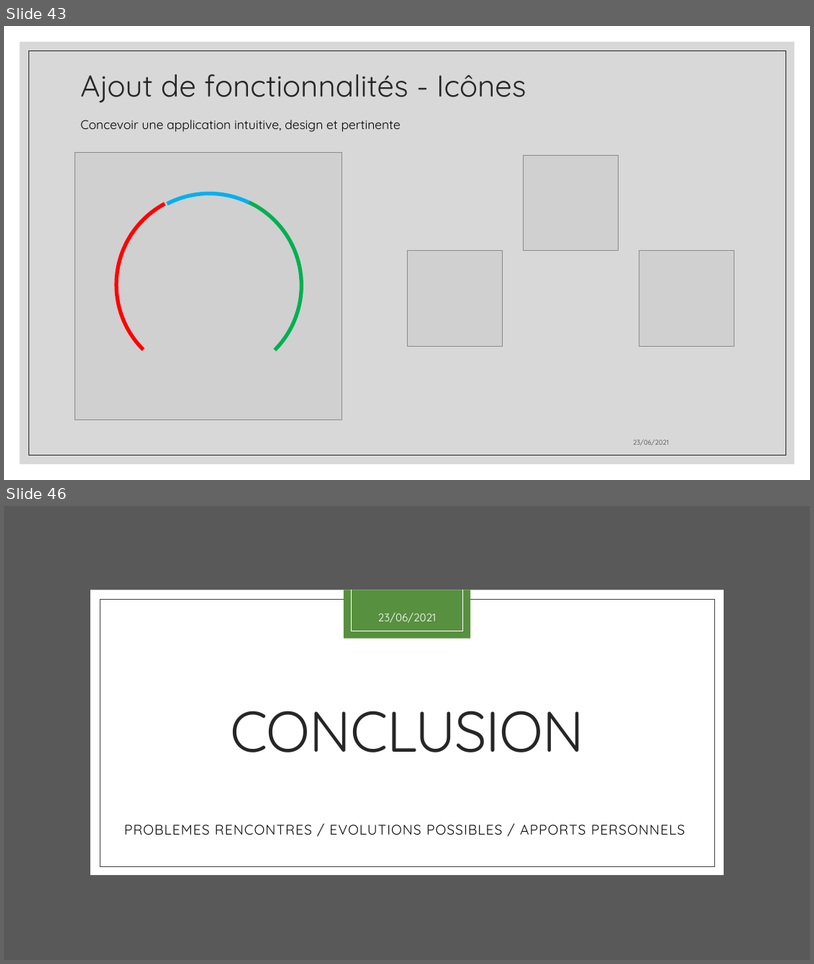
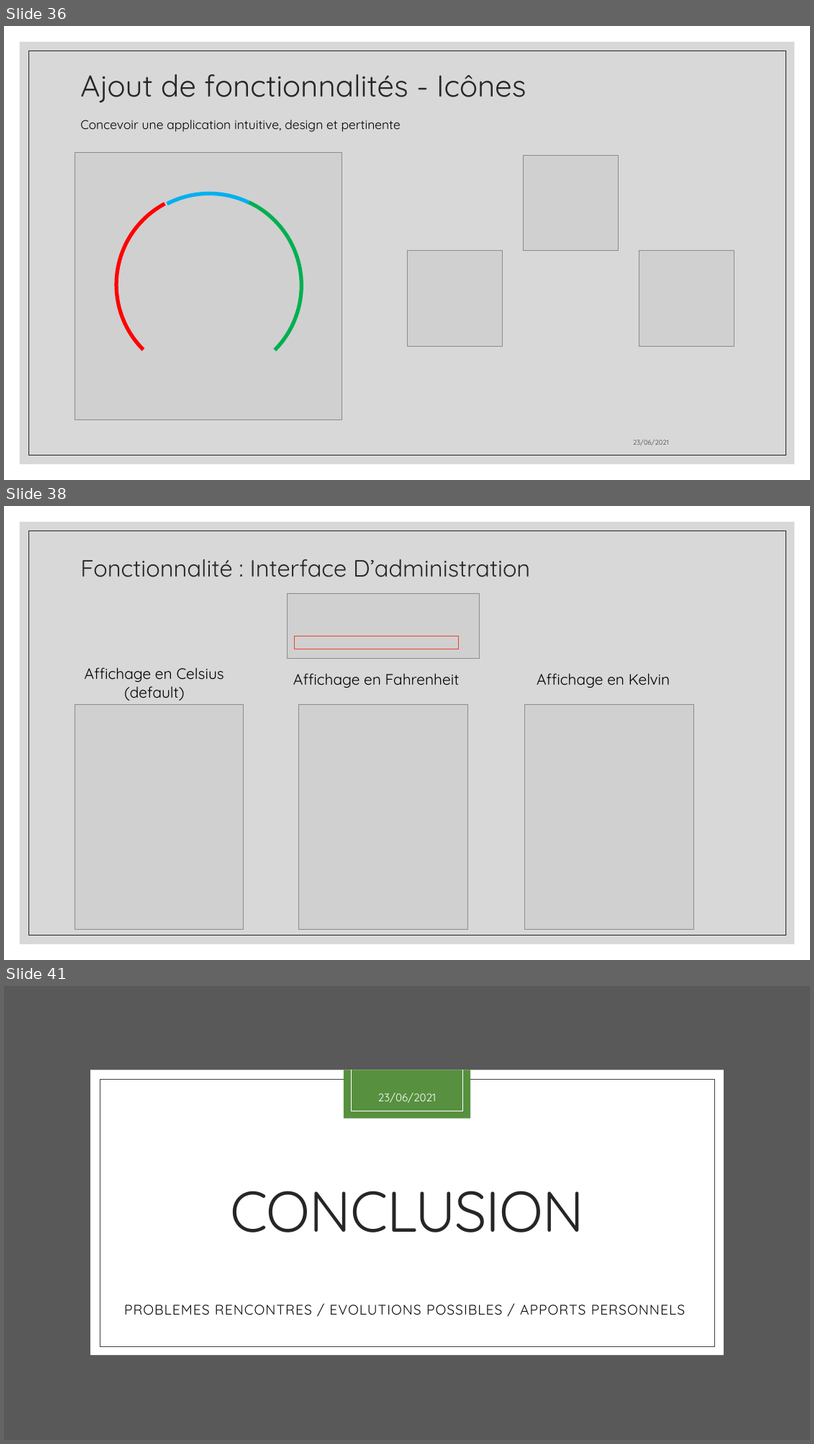
Before and after one commit to aiekick/ProjectStationMeteo, a slide deck: doc/StationMeteo_Soutenance_Stephane.pptx. Shown one above the other, each under a label of ours: slides 43 and 46 before the commit, slides 36, 38 and 41 after it; the slides between them are not shown. The pictures are 814x964 and 814x1444 pixels, drawn with LibreOffice and Linux fonts; fonts in the diff are those of the drawing; grey boxes stand for pictures. Boxes give left, top, right and bottom in pixels: in the first picture for what was removed or moved away, otherwise in the second. Text is boxed around its words. In the diff, an @@ line names an element or a change of style, - is before the commit and + after.

```diff
--- a/doc/StationMeteo_Soutenance_Stephane.pptx
+++ b/doc/StationMeteo_Soutenance_Stephane.pptx
@@ slide 38 added at [4, 506, 810, 960], background #FFFFFF; not listed: 2 template elements that a slide beside it also shows @@
@@ title added at [80, 559, 530, 577], 28 pt, text #262626 @@
+Fonctionnalité : Interface D’administration
@@ picture added at [288, 593, 479, 659] @@
@@ rectangle added at [294, 636, 459, 649], outline #F03F2B 1 pt @@
@@ text added at [85, 667, 224, 700], 18 pt, text #000000 @@
+Affichage en Celsius
+(default)
@@ text added at [293, 673, 460, 687], 18 pt, text #000000 @@
+Affichage en Fahrenheit
@@ text added at [537, 673, 670, 687], 18 pt, text #000000 @@
+Affichage en Kelvin
@@ picture added at [75, 704, 244, 929] @@
@@ picture added at [299, 704, 468, 929] @@
@@ picture added at [525, 704, 694, 929] @@
@@ what was slide 43 is now slide 36 @@
@@ what was slide 46 is now slide 41 @@
```
Also in this commit, not shown: 2 slides changed, 8 other slides added, 12 slides removed, 1 other file.
